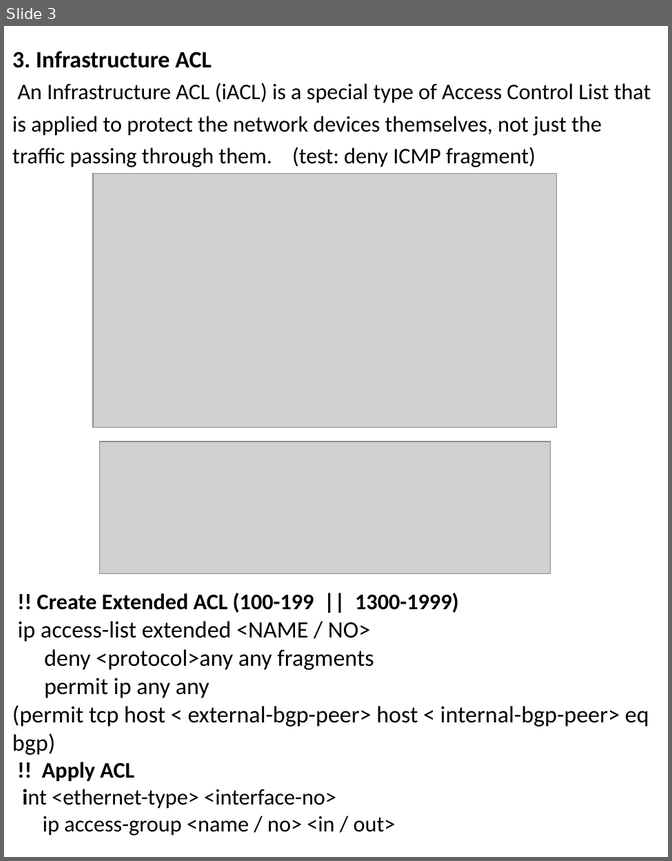
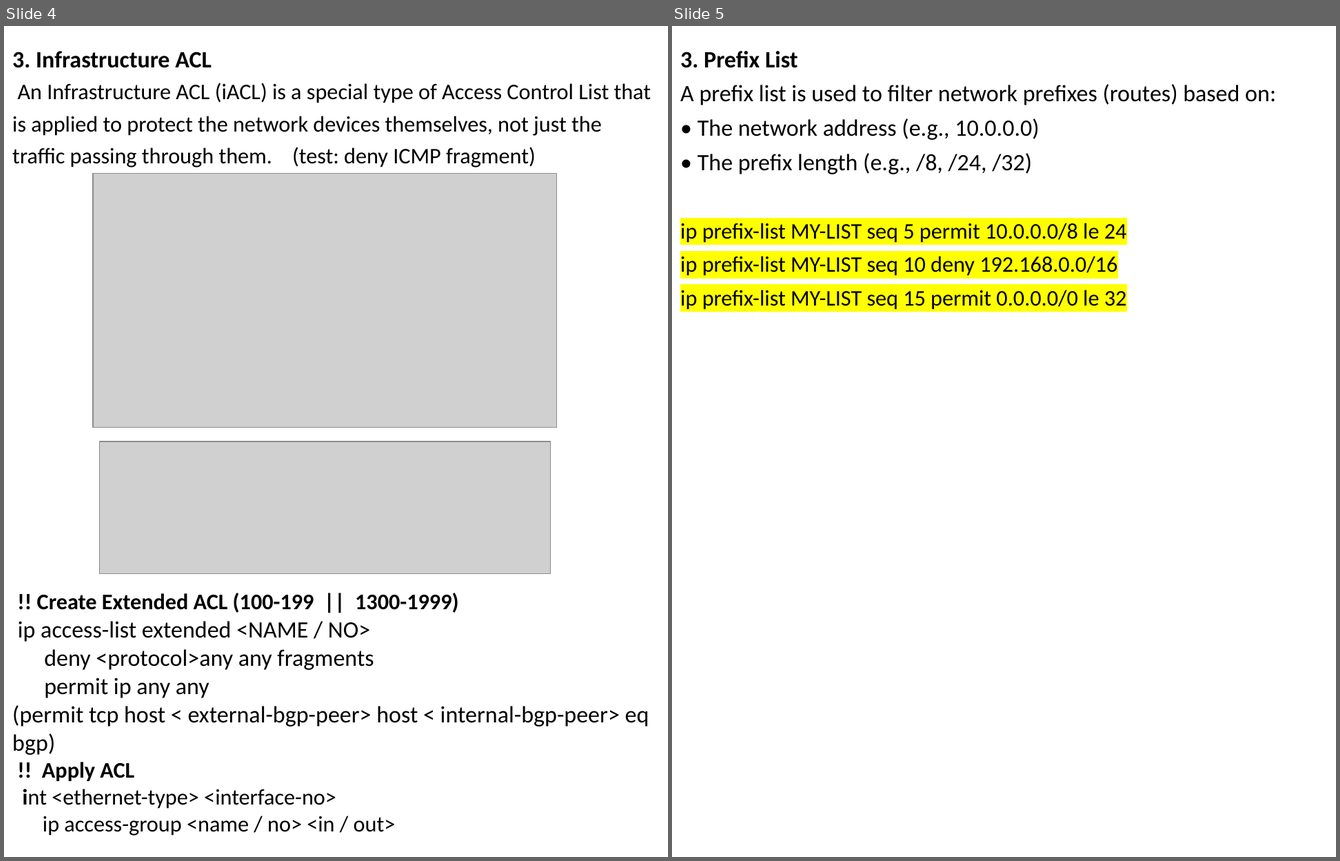
Before and after one commit to shankarpradhan/Networking, a slide deck: Router Security.pptx. Shown side by side, each under a label of ours: slide 3 before the commit, slides 4 and 5 after it. The pictures are 672x861 and 1340x861 pixels, drawn with LibreOffice and Linux fonts; fonts in the diff are those of the drawing; grey boxes stand for pictures; background and template pictures are left out. Boxes give left, top, right and bottom in pixels: in the first picture for what was removed or moved away, otherwise in the second. Text is boxed around its words. In the diff, an @@ line names an element or a change of style, - is before the commit and + after.

```diff
--- a/Router Security.pptx
+++ b/Router Security.pptx
@@ slide 5 added at [672, 26, 1336, 857], background picture (left out) @@
@@ subtitle added at [680, 51, 1276, 310], 20 pt, text #000000 @@
+3. Prefix List
+A prefix list is used to filter network prefixes (routes) based on:
+• The network address (e.g., 10.0.0.0)
+• The prefix length (e.g., /8, /24, /32)
+ip prefix-list MY-LIST seq 5 permit 10.0.0.0/8 le 24
+ip prefix-list MY-LIST seq 10 deny 192.168.0.0/16
+ip prefix-list MY-LIST seq 15 permit 0.0.0.0/0 le 32
@@ what was slide 3 is now slide 4 @@
```
Also in this commit, not shown: 1 slide changed, 2 other slides added, 36 other files.
